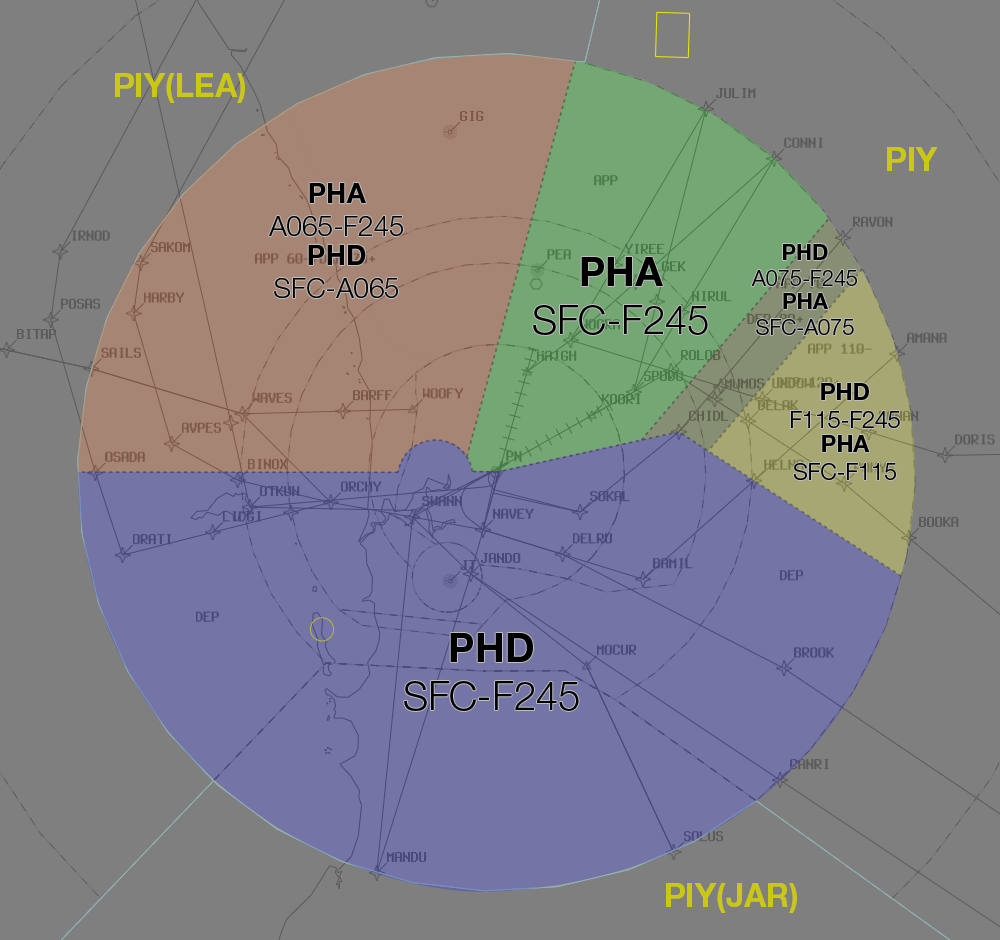
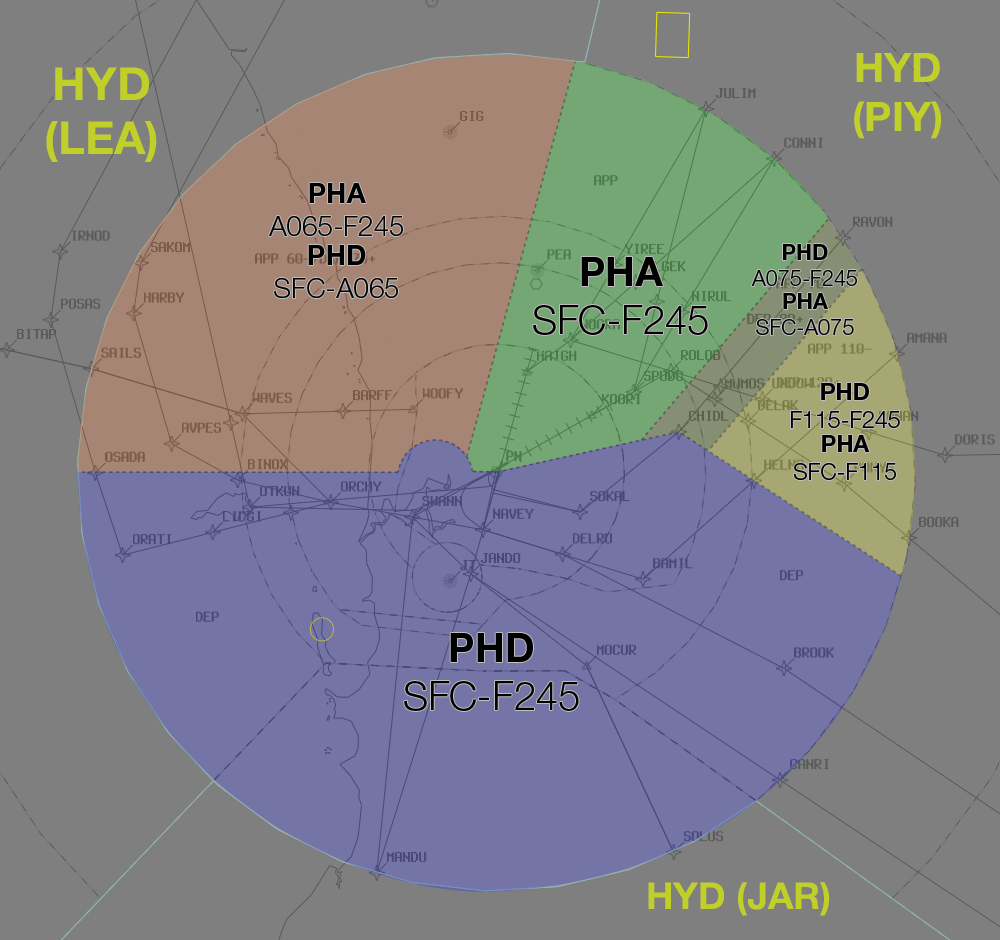
Layers edited between the first and the second 1000 × 940 image:
added layer "HYD (PIY)" in group "Enroute" over 854, 52, 941, 139
renamed "PIY(LEA)" to "HYD (LEA)", painted on it over 46, 67, 245, 163
removed layer "PIY" from group "Enroute" over 887, 147, 938, 171
renamed "PIY(JAR)" to "HYD (JAR)", painted on it over 648, 882, 830, 916
painted on "PHD" over 648, 882, 829, 892